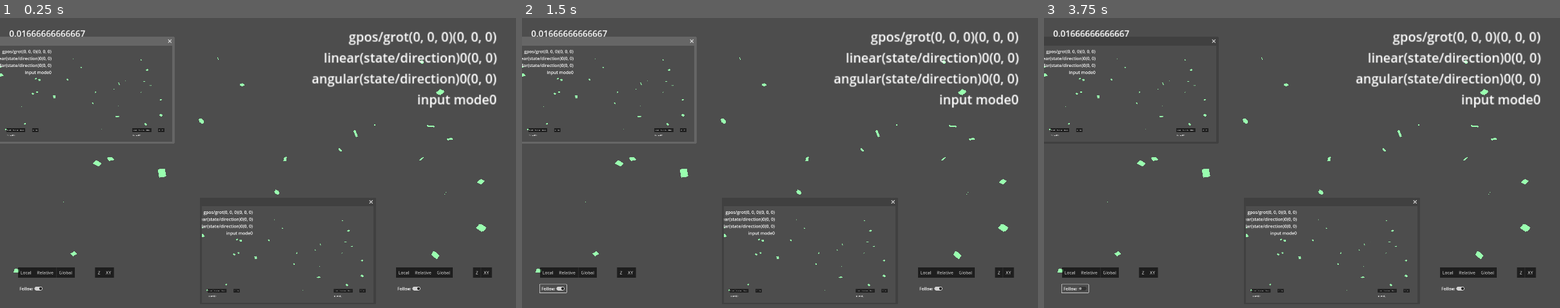
Above: before the commit, frames 1-3 (left to right).
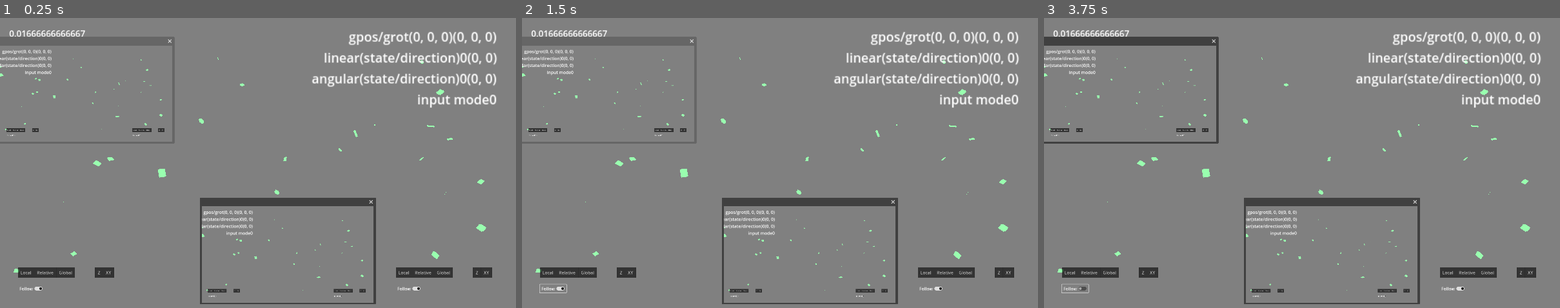
Above: after the commit, the same moments.

Repository: MarshallNekiu/Movement3D-Node
Game: Godot game, scene res://scenes/demo.tscn
Two runs of this game, one before a commit and one after it. Both use one fixed random seed, a clock stepped at 60 frames per second and the inputs below.
Inputs (mouse positions are in pixels of both pictures, inside the frame that each line leads up to):
- Up to frame 1 (0.25 s): no input
- Up to frame 2 (1.5 s): click "Follow" at 0.5 s; click "Follow" at 1.25 s
- Up to frame 3 (3.75 s): click "Follow" at 2 s; tap Enter at 2.75 s; drag from (1111, 223) to (1064, 113) at 2.77 s; tap Space at 3.5 s; drag from (1064, 113) to (1111, 223) at 3.52 s

The runs differ from the first frame. In frame 1, 94% of the frame differs, in the area x 0-100%, y 0-100%; in frame 2, 94%; in frame 3, 94%.

Commit message:
Add files via upload

Diff:
--- a/project.godot
+++ b/project.godot
@@ -26,3 +26,4 @@
 
 renderer/rendering_method="gl_compatibility"
 renderer/rendering_method.mobile="gl_compatibility"
+environment/defaults/default_clear_color=Color(0.5, 0.5, 0.5, 1)
